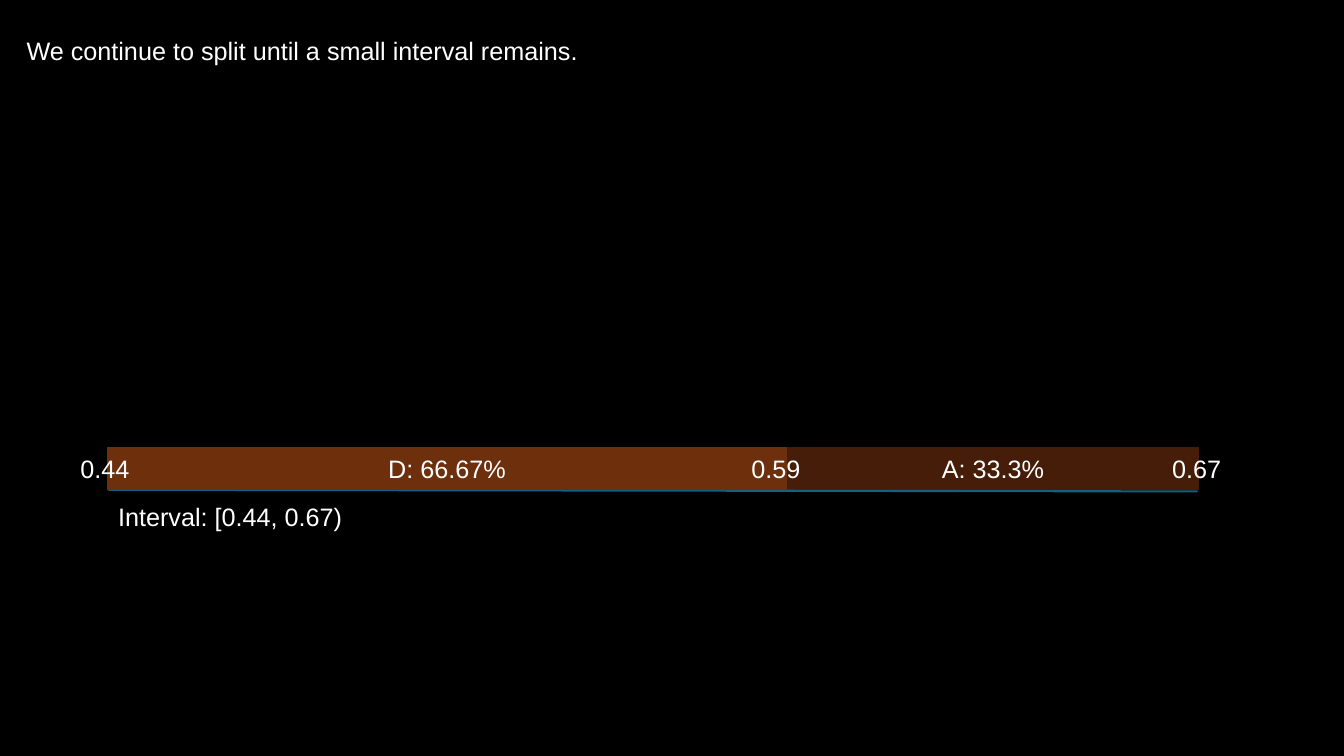
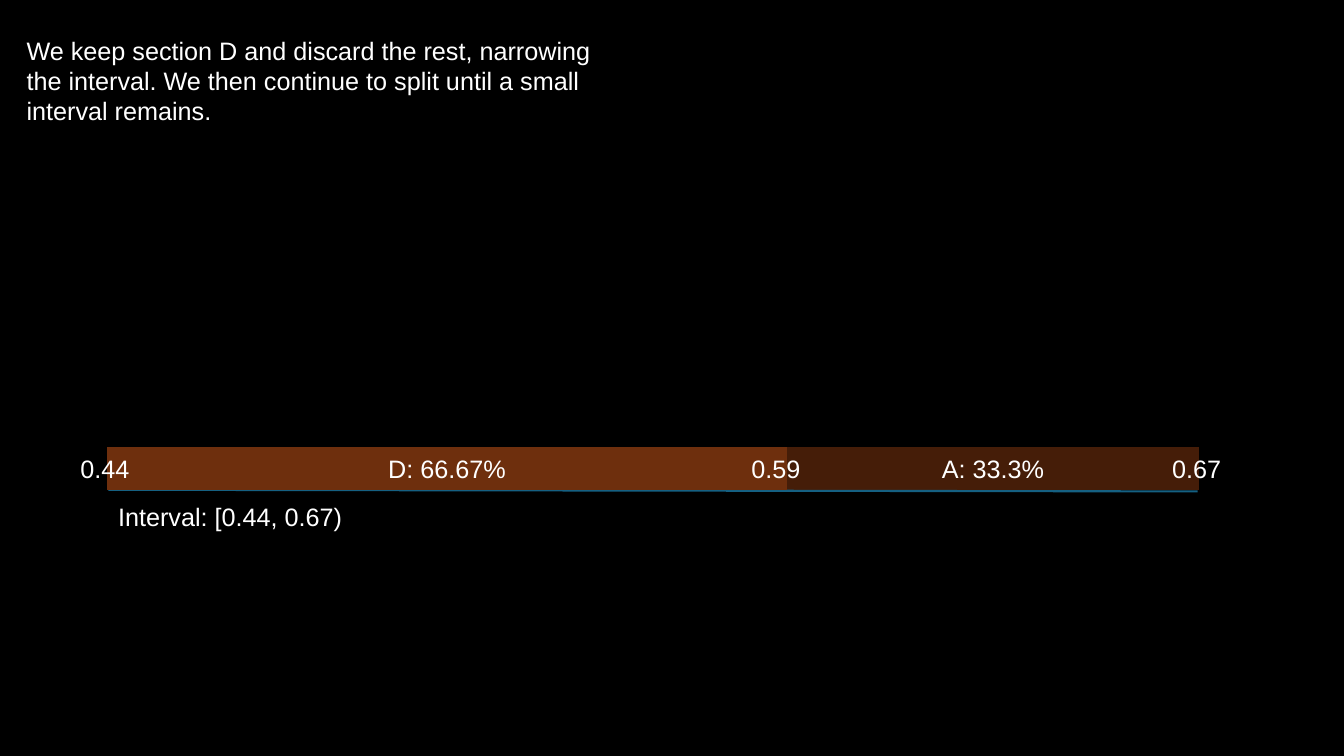
Before and after one commit to Tom-Croft/ECM3428, a slide deck: slide 8 of project_presentation.pptx. Drawn at 1344x756 pixels with LibreOffice and Linux fonts; fonts in the diff are those of the drawing. Boxes give left, top, right and bottom in pixels: in the first picture for what was removed or moved away, otherwise in the second. Text is boxed around its words. In the diff, an @@ line names an element or a change of style, - is before the commit and + after.

```diff
--- a/project_presentation.pptx
+++ b/project_presentation.pptx
@@ text at (x1=27, y1=41, x2=591, y2=121): text changed @@
-We continue to split until a small interval remains.
+We keep section D and discard the rest, narrowing the interval. We then continue to split until a small interval remains.
```
Also in this commit, not shown: 6 other slides changed.
